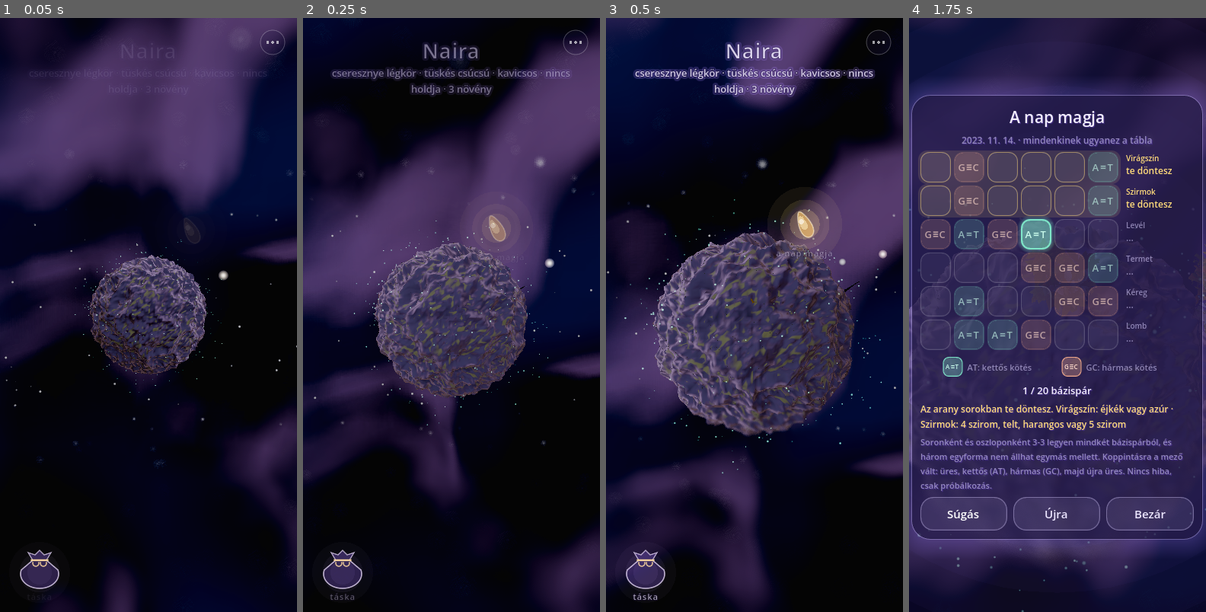
Above: before the commit, frames 1-4 (left to right).
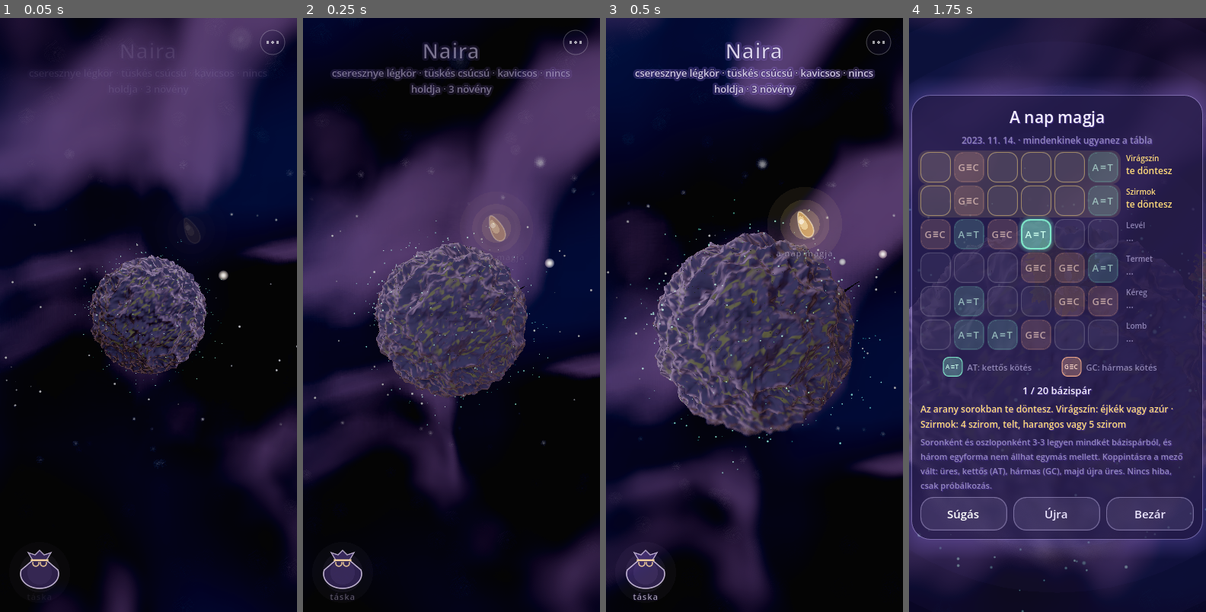
Above: after the commit, the same moments.

Repository: csathoPeter/mag-poc
Game: Godot game, scene res://main.tscn
Two runs of this game, one before a commit and one after it. Both use one fixed random seed, a clock stepped at 60 frames per second and the inputs below.
Inputs (mouse positions are in pixels of both pictures, inside the frame that each line leads up to):
- Up to frame 1 (0.05 s): no input
- Up to frame 2 (0.25 s): no input
- Up to frame 3 (0.5 s): no input
- Up to frame 4 (1.75 s): click (1107, 225) at 0.52 s; click "Súgás" at 1.25 s

The runs differ from the first frame. In frame 1, less than 0.1% of the frame differs, in the area x 30-68%, y 40-60%; in frame 2, less than 0.1%; in frame 3, less than 0.1%, in the area x 16-84%, y 36-66%; in frame 4, less than 0.1%.

Commit message:
Sűrűbb fű, erősebb szél; melegedéskor a fű is visszaveszi magát
- A fű alapsűrűsége ×1,6 (planet.gd DENSITY): lent ~619k → ~686k háromszög, kint ~581k → ~664k.
- Erősebb szél: wind 1,35, nagyobb és lassabban gördülő lökések, szálanként lengés (két frekvencia), legfeljebb
  ~65° hajlás; a lökések fénye kicsit erősebb.
- Önálló minőség: ha a felbontás már 50%-on van és még mindig lassú, a fű sűrűsége megy le (1 → 0,8 → 0,6, a csomók
  puhán elhalványulnak); lehűléskor előbb ez jön vissza. A tartós mérés auto soraiban látszik.
- --playtest rendben.

Co-Authored-By: Claude Opus 5.5 <noreply@anthropic.com>
Claude-Session: https://claude.ai/code/session_014cLsiZDMkogUsrSxre4qQp

Diff:
--- a/godot/main.gd
+++ b/godot/main.gd
@@ -134,6 +134,9 @@
 var res_wait := 8.0
 var res_up_at := -100.0
 var res_last := 0
+## A fű sűrűsége melegedéskor (planet.grass_mult): ha a felbontás már 50%-on van és még mindig lassú, ez megy le
+## lépésenként (1 → 0,8 → 0,6), lehűléskor előbb ez jön vissza, csak utána a felbontás.
+var grass_q := 1.0
 ## Puha stílus be/ki (a fejlesztői „puha”/„régi” gomb, ?stilus=regi, a mérés „soft” kulcsa); _soft_globals() alkalmazza.
 var soft_on := true
 var _soft_last: Array = []
@@ -2005,17 +2008,26 @@
 		res_hot = maxf(res_hot - sec * .5, 0.0)
 		res_ok = res_ok + sec if res_ema < 17.4 else 0.0
 	var t := now / 1000000.0
-	if res_hot > 1.5 and res_scale > .5 + .001:
+	if res_hot > 1.5 and (res_scale > .5 + .001 or grass_q > .6 + .001):
 		if t - res_up_at < 20.0:
 			res_wait = minf(res_wait * 2.0, 120.0)
-		res_scale = maxf(.5, res_scale - .1)
-		get_viewport().scaling_3d_scale = res_scale
+		if res_scale > .5 + .001:
+			res_scale = maxf(.5, res_scale - .1)
+			get_viewport().scaling_3d_scale = res_scale
+		else:
+			# a legkisebb felbontáson is lassú: a fű ritkul (a csomók puhán elhalványulnak, nem pattannak)
+			grass_q = maxf(.6, grass_q - .2)
+			planet.set_grass_mult(grass_q)
 		res_hot = 0.0
 		res_ok = 0.0
 		_sync_dbg()
-	elif res_ok > res_wait and res_scale < base_scale - .001:
-		res_scale = minf(base_scale, res_scale + .05)
-		get_viewport().scaling_3d_scale = res_scale
+	elif res_ok > res_wait and (res_scale < base_scale - .001 or grass_q < 1.0 - .001):
+		if grass_q < 1.0 - .001:
+			grass_q = minf(1.0, grass_q + .2)
+			planet.set_grass_mult(grass_q)
+		else:
+			res_scale = minf(base_scale, res_scale + .05)
+			get_viewport().scaling_3d_scale = res_scale
 		res_up_at = t
 		res_ok = 0.0
 		_sync_dbg()
@@ -3182,6 +3194,7 @@
 	orbit_zoom = cfg.get("zoom", ORBIT_ZOOM)
 	lod_force = cfg.get("force", false)
 	planet.set_grass_mult(cfg.get("gmul", 1.0))
+	grass_q = planet.grass_mult
 	sun.shadow_enabled = cfg.get("shadow", true)
 	soft_on = cfg.get("soft", true)
 	env.glow_enabled = cfg.get("glow", true)
@@ -3288,7 +3301,7 @@
 			total += d
 		var sorted := bench_dt.duplicate()
 		sorted.sort()
-		bench_rows.append({"view": step[0], "name": step[1] + (" → %d%%" % roundi(res_scale * 100.0) if auto_res else ""), "fps": n / maxf(total, .001), "avg": total / maxi(n, 1) * 1000.0,
+		bench_rows.append({"view": step[0], "name": step[1] + (" → %d%%%s" % [roundi(res_scale * 100.0), (", fű ×%.1f" % grass_q) if grass_q < .999 else ""] if auto_res else ""), "fps": n / maxf(total, .001), "avg": total / maxi(n, 1) * 1000.0,
 			"p95": sorted[mini(n - 1, int(n * .95))] * 1000.0, "cpu": bench_cpu / maxi(n, 1), "tris": bench_tris, "calls": bench_calls})
 		_bench_next()
 
--- a/godot/planet.gd
+++ b/godot/planet.gd
@@ -39,6 +39,9 @@
 const TILES_N := 6
 const GROUP := 3
 const NEAR_DENS := 140.0
+## A fű alapsűrűségének szorzója (2026. 11. 11., Péter kérésére sokkal sűrűbb fű). A grass_mult (mérés, önálló
+## minőség) erre szorzódik; melegedéskor a main.gd _auto_res ezt veszi vissza puhán (a ritkább csomók elhalványulnak).
+const DENSITY := 1.6
 const CLUMP_BLADES := 4
 ## A kamera körül CAM_R-en belül teljes a sűrűség, CAM_FAR-ig ritkul.
 const CAM_R := 2.5
@@ -332,7 +335,7 @@
 		gm.set_shader_parameter("planet_r", radius)
 		# csupasz bolygón (M7) nincs fű: a szálak a jelleg megjelenésekor nőnek ki
 		gm.set_shader_parameter("blade_h", float(cover.h) * float(cur.blade) * deco * deco * deco)
-		gm.set_shader_parameter("near_w", NEAR_DENS * float(cover.dens) * grass_mult)
+		gm.set_shader_parameter("near_w", NEAR_DENS * float(cover.dens) * grass_mult * DENSITY)
 		gm.set_shader_parameter("base_w", _base_u() / (radius * radius))
 		gm.set_shader_parameter("cam_r", CAM_R)
 		gm.set_shader_parameter("cam_far", CAM_FAR)
@@ -638,7 +641,7 @@
 
 ## Alapsűrűség az egységgömbön (a bolygó méretétől független, így a növekedéskor sem változik, mely szálak látszanak).
 func _base_u() -> float:
-	return float(cover.count) * grass_mult / (4.0 * PI)
+	return float(cover.count) * grass_mult * DENSITY / (4.0 * PI)
 
 
 func _build_grass() -> void:
@@ -685,7 +688,7 @@
 	if tiles.is_empty() or cover.is_empty() or blade_hi == null:
 		return
 	var r := radius
-	var near_w := NEAR_DENS * float(cover.dens) * grass_mult
+	var near_w := NEAR_DENS * float(cover.dens) * grass_mult * DENSITY
 	var base_w := _base_u() / (r * r)
 	var pa := 4.0 / float(TILES_N * TILES_N)
 	var ctr := global_position
--- a/godot/shaders/planet_grass.gdshader
+++ b/godot/shaders/planet_grass.gdshader
@@ -20,7 +20,7 @@
 uniform vec3 sss_lin = vec3(1.0, 0.71, 0.32);
 uniform vec3 glow_lin = vec3(0.21, 1.0, 0.6);
 uniform float night = 0.0;
-uniform float wind = 1.0;
+uniform float wind = 1.35;
 // A szél a bolygó körül kering e tengely körül.
 uniform vec3 wind_axis = vec3(0.3, 1.0, 0.2);
 
@@ -220,8 +220,10 @@
 		vec3 cx = cross(ax, bx2);
 		float phi = atan(dot(rp, cx), dot(rp, bx2));
 		float along = dot(rp, ax);
-		float gust = 0.5 + 0.5 * sin(phi * 9.0 + along * 0.8 - TIME * 1.6);
-		gust *= 0.55 + 0.45 * sin(phi * 4.0 + along * 2.1 - TIME * 0.9);
+		// erősebb szél (2026. 11. 11.): nagyobb, lassabban gördülő lökések, köztük is marad egy kis lengés
+		float gust = 0.5 + 0.5 * sin(phi * 7.0 + along * 0.8 - TIME * 1.3);
+		gust *= 0.45 + 0.55 * (0.5 + 0.5 * sin(phi * 3.0 + along * 1.7 - TIME * 0.7));
+		gust = 0.15 + 0.85 * gust;
 		vec3 wdir = cross(ax, dir);
 		wdir = length(wdir) > 0.001 ? normalize(wdir) : vec3(1.0, 0.0, 0.0);
 		float strength = wind * gust;
@@ -230,12 +232,14 @@
 		vec3 wl = transpose(rb) * wdir;
 		vec2 rd = vec2(sin(rnd1 * 6.2831), cos(rnd1 * 6.2831));
 		vec2 wd = normalize(wl.xz + vec2(1e-5));
-		vec2 d = normalize(mix(rd, wd, clamp(0.35 + strength * 0.6, 0.0, 0.95)));
+		vec2 d = normalize(mix(rd, wd, clamp(0.4 + strength * 0.5, 0.0, 0.95)));
 		mat3 ry = rot_y(atan(d.x, d.y));
 		// hajlás: minél magasabban van a pont, annál jobban (íves szál); minden szál a saját töve körül hajlik.
 		// A részletes szál a váltási távolság felé kiegyenesedik, így ott pont olyan, mint az egyszerű (nincs pattanás).
 		float straight = smoothstep(hi_dist - 2.5, hi_dist, dcam);
-		float bend = (mix(0.12, 0.42, rnd2) + strength * 0.55 + 0.08 * sin(TIME * 3.1 + rnd1 * 20.0) * strength) * mix(hf, 1.0, straight);
+		// hajlás: alap dőlés + a lökés + szálanként saját lengés (a lökésben erősebb); legfeljebb ~65°, hogy ne feküdjön le
+		float flutter = sin(TIME * 2.4 + rnd1 * 20.0) * 0.6 + sin(TIME * 4.1 + rnd2 * 13.0) * 0.4;
+		float bend = min(mix(0.12, 0.38, rnd2) + strength * 0.62 + flutter * (0.05 + 0.12 * strength), 1.15) * mix(hf, 1.0, straight);
 		mat3 r = ry * rot_x(bend);
 		vec3 base = vec3(CUSTOM0.x, 0.0, CUSTOM0.y);
 		vec3 side_l = normalize(cross(vec3(0.0, 1.0, 0.0), NORMAL));
@@ -285,7 +289,7 @@
 	c *= mix(mix(0.45, 0.66, soft_k), 1.0, h);
 	c *= 0.9 + 0.2 * rnd_v;
 	// széllökés: a meghajló szálak csúcsa világosabb, így a hullámok végigfutnak a mezőn
-	c *= 1.0 + 0.32 * gust_v * h;
+	c *= 1.0 + 0.4 * gust_v * h;
 	// távolban egyszínűbb, hogy ne vibráljon
 	float far = exp(-length(VERTEX) * 0.035);
 	c = mix(mix(base_l, tip_l, 0.55) * 0.75, c, far);
Not shown, changed: CLAUDE.md
Not shown, changed: docs/DESIGN.md
